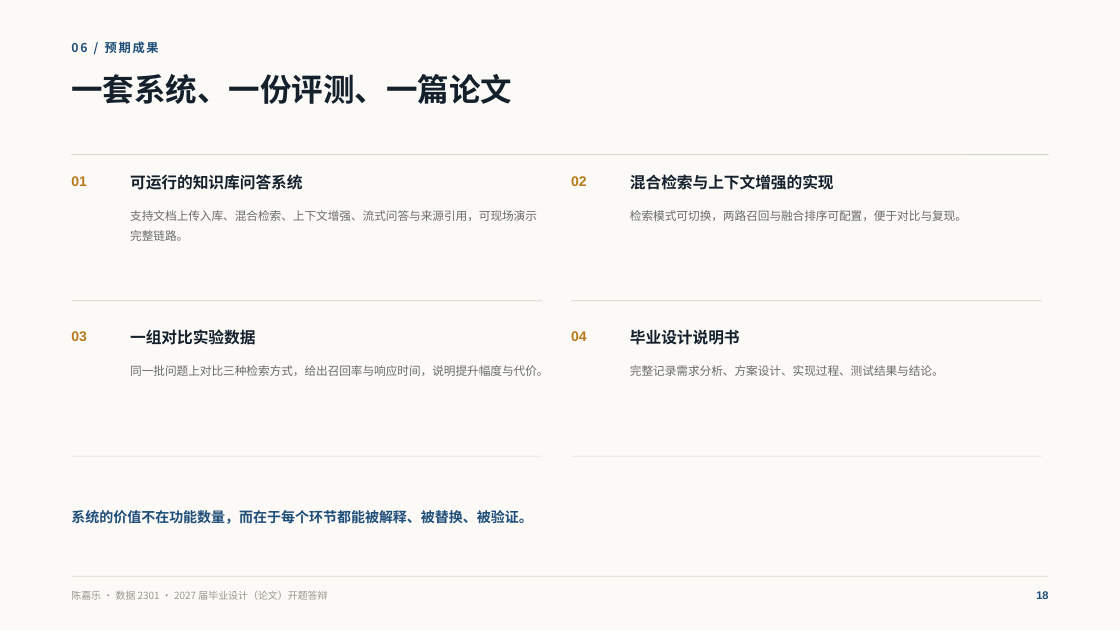
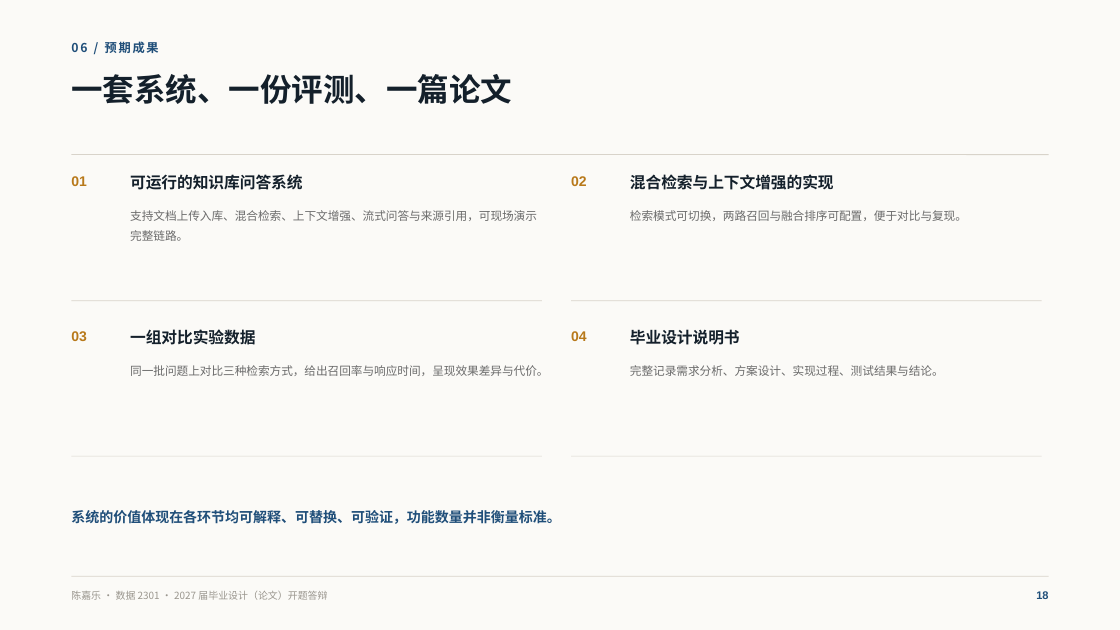
Before and after one commit to CJLOdyssey/ragbase, a slide deck: slide 18 of 开题答辩PPT_陈嘉乐.pptx. Drawn at 1120x630 pixels with LibreOffice and Linux fonts; fonts in the diff are those of the drawing. Boxes give left, top, right and bottom in pixels: in the first picture for what was removed or moved away, otherwise in the second. Text is boxed around its words. In the diff, an @@ line names an element or a change of style, - is before the commit and + after.

```diff
--- a/开题答辩PPT_陈嘉乐.pptx
+++ b/开题答辩PPT_陈嘉乐.pptx
@@ text at bbox=[130, 365, 548, 376]: text changed @@
-同一批问题上对比三种检索方式，给出召回率与响应时间，说明提升幅度与代价。
+同一批问题上对比三种检索方式，给出召回率与响应时间，呈现效果差异与代价。
@@ text at bbox=[71, 510, 560, 524]: text changed @@
-系统的价值不在功能数量，而在于每个环节都能被解释、被替换、被验证。
+系统的价值体现在各环节均可解释、可替换、可验证，功能数量并非衡量标准。
```
Also in this commit, not shown: 8 other slides changed.
